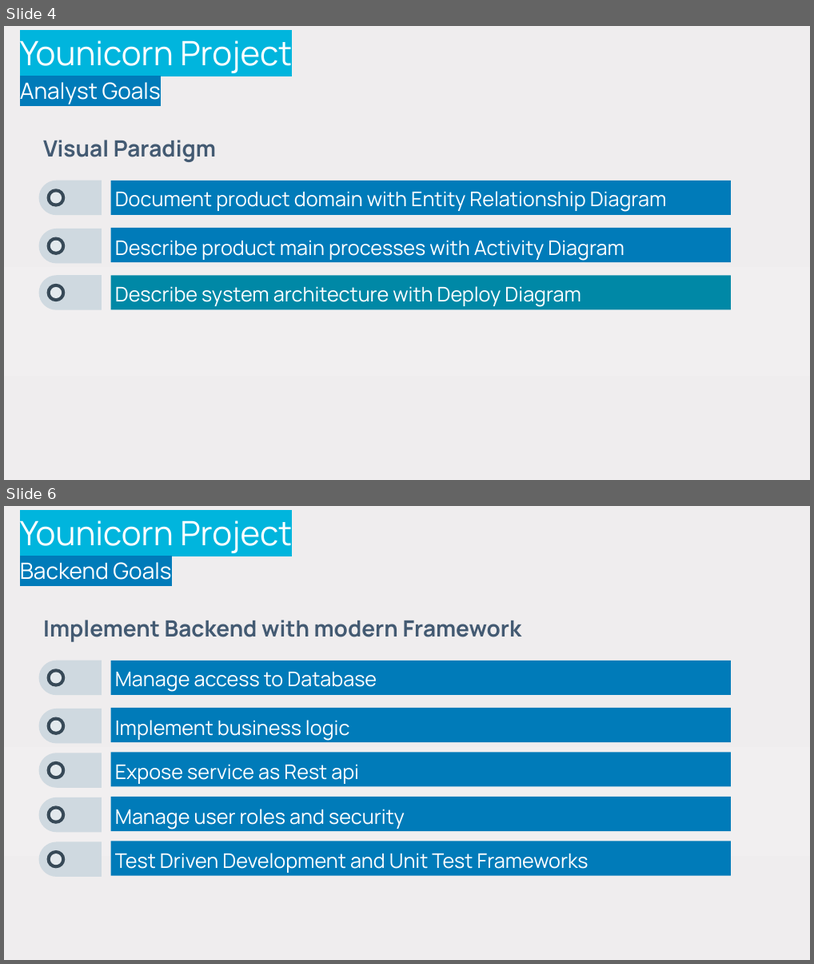
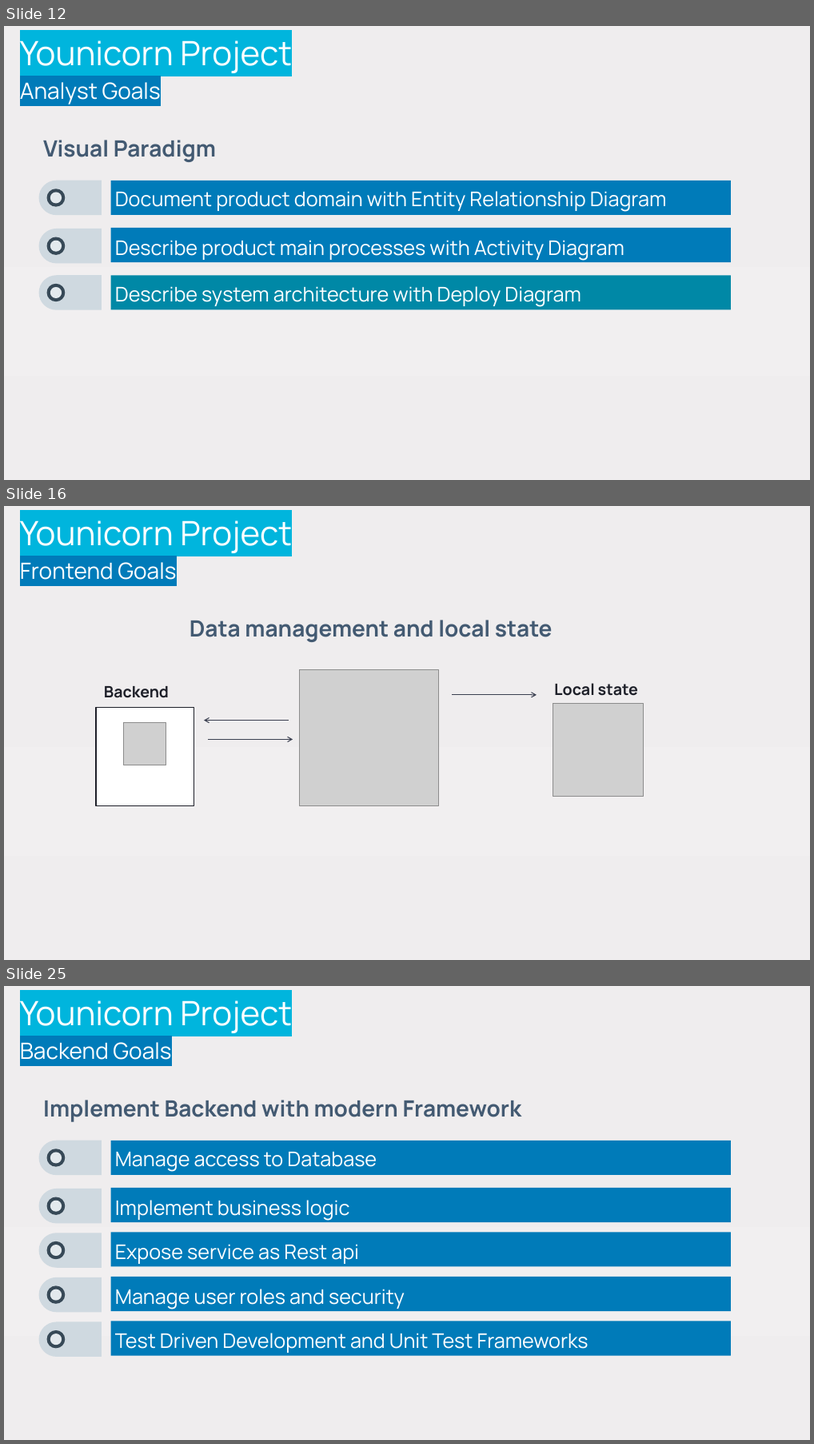
Before and after one commit to stefanofiorenza/KNITS, a slide deck: Programs/Trainings/Slides/KNITS-Younicorn-RoadMap.pptx. Shown one above the other, each under a label of ours: slides 4 and 6 before the commit, slides 12, 16 and 25 after it; the slides between them are not shown. The pictures are 814x964 and 814x1444 pixels, drawn with LibreOffice and Linux fonts; fonts in the diff are those of the drawing; grey boxes stand for pictures; background and template pictures are left out. Boxes give left, top, right and bottom in pixels: in the first picture for what was removed or moved away, otherwise in the second. Text is boxed around its words. In the diff, an @@ line names an element or a change of style, - is before the commit and + after.

Commit message:
Younicorn Slides

```diff
--- a/Programs/Trainings/Slides/KNITS-Younicorn-RoadMap.pptx
+++ b/Programs/Trainings/Slides/KNITS-Younicorn-RoadMap.pptx
@@ slide 16 added at box(4, 506, 810, 960), background gradient #EFEDEE to #F1EFF0 to #EFEBEC @@
@@ title added at box(20, 520, 292, 580), 30 pt, text #FFFFFF @@
+Younicorn Project
+Frontend Goals
@@ text added at box(190, 620, 553, 642), 20 pt, text #435A72, bold @@
+Data management and local state
@@ picture added at box(299, 670, 438, 806) @@
@@ text added at box(104, 686, 169, 698), 14 pt, text #1D1F28, bold @@
+Backend
@@ arrow added from (451, 695) to (537, 695), #3A3F50 0.75 pt @@
@@ text added at box(554, 683, 638, 696), 14 pt, text #1D1F28, bold @@
+Local state
@@ rectangle added at box(96, 708, 194, 806), fill #FFFFFF, outline #1D1F28 0.75 pt @@
@@ arrow added from (290, 720) to (204, 720), #3A3F50 0.75 pt @@
@@ picture added at box(553, 704, 644, 796) @@
@@ picture added at box(124, 722, 166, 764) @@
@@ arrow added from (208, 739) to (293, 739), #3A3F50 0.75 pt @@
@@ what was slide 4 is now slide 12 @@
@@ what was slide 6 is now slide 25 @@
```
Also in this commit, not shown: 1 slide changed, 23 other slides added, 2 other files.
